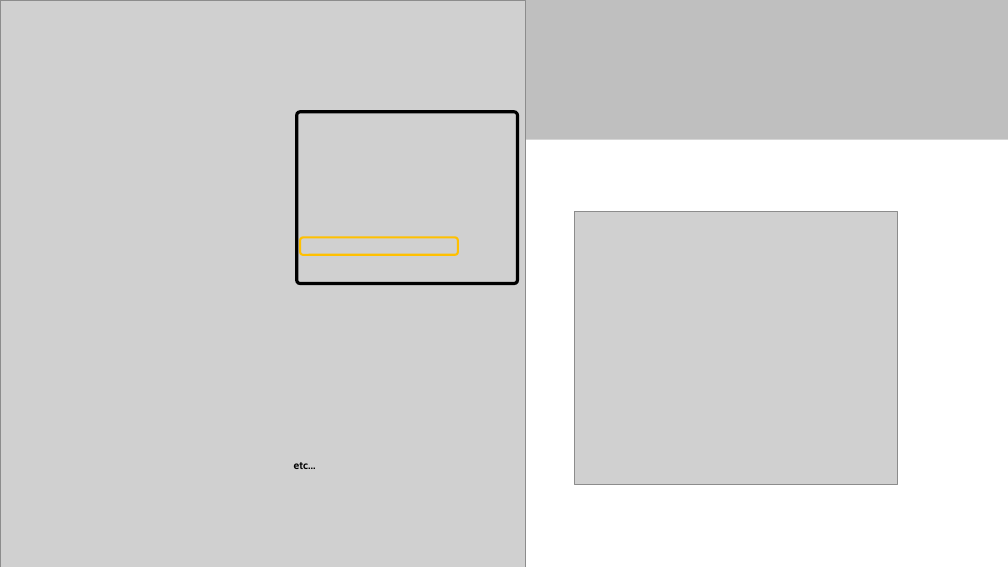
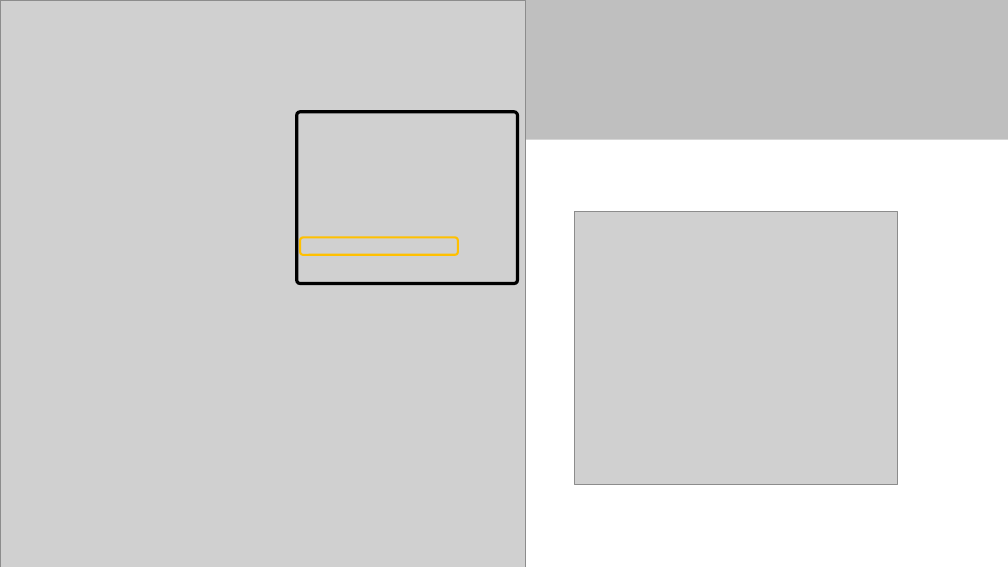
Before and after one commit to elias-at-chalmers/mop-lecture_notes-mirror, a slide deck: slide 12 of slides/lecture04-intro-gpio-c.pptx (slide 10 before the commit). Drawn at 1008x567 pixels with LibreOffice and Linux fonts; fonts in the diff are those of the drawing; grey boxes stand for pictures. Boxes give left, top, right and bottom in pixels: in the first picture for what was removed or moved away, otherwise in the second. Text is boxed around its words. In the diff, an @@ line names an element or a change of style, - is before the commit and + after.

```diff
--- a/slides/lecture04-intro-gpio-c.pptx
+++ b/slides/lecture04-intro-gpio-c.pptx
@@ text removed at (x1=294, y1=462, x2=316, y2=469) @@
-etc...
```
Also in this commit, not shown: 5 other slides changed, 5 slides added, 3 slides removed, 1 other file.
